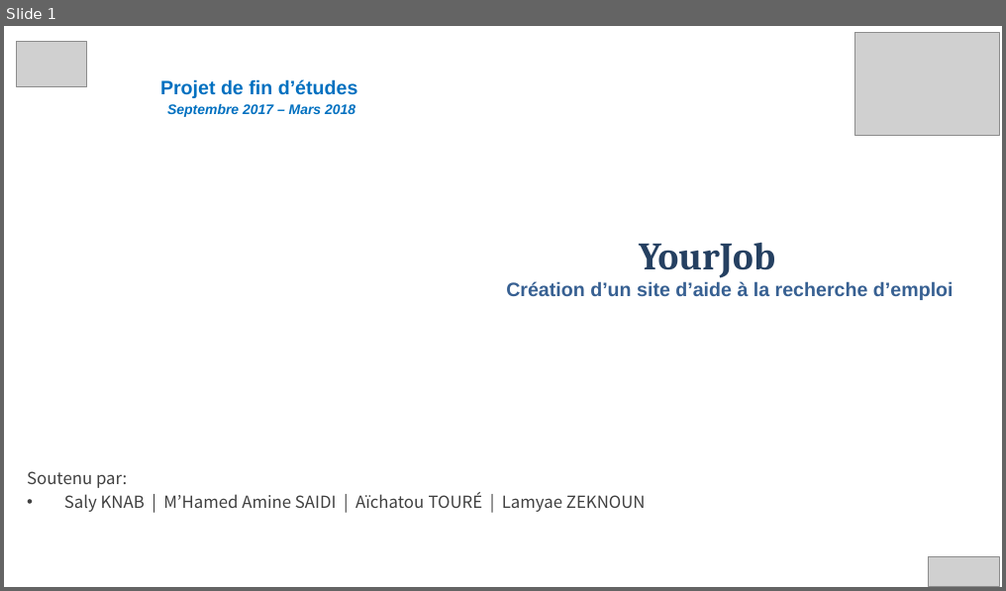
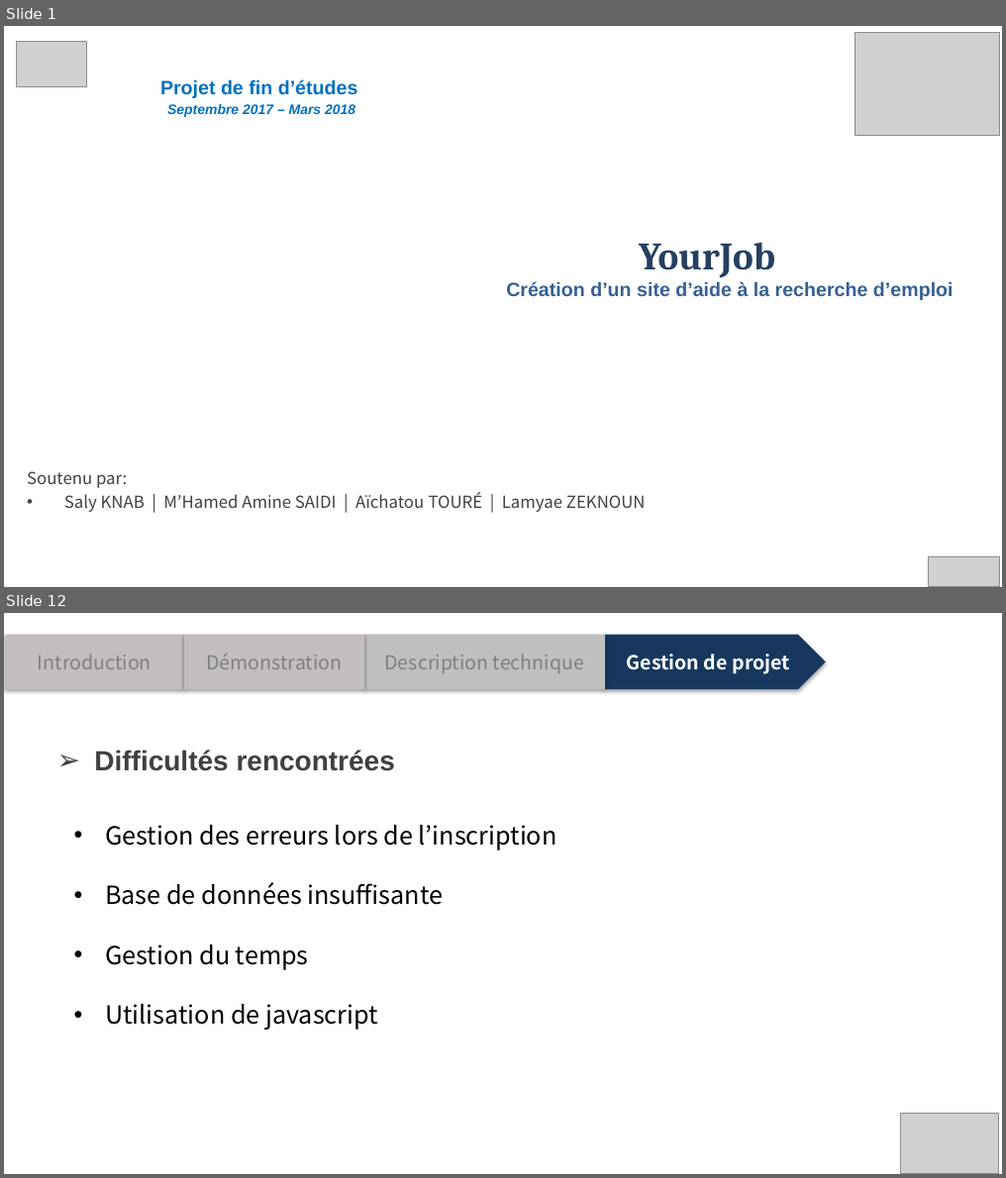
Before and after one commit to zeknoun/yourjob1, a slide deck: Presentation_projet.pptx. Shown one above the other, each under a label of ours: slide 1 before the commit, slides 1 and 12 after it; the slides between them are not shown. The pictures are 1006x591 and 1006x1178 pixels, drawn with LibreOffice and Linux fonts; fonts in the diff are those of the drawing; grey boxes stand for pictures; background and template pictures are left out. Boxes give left, top, right and bottom in pixels: in the first picture for what was removed or moved away, otherwise in the second. Text is boxed around its words. In the diff, an @@ line names an element or a change of style, - is before the commit and + after.

```diff
--- a/Presentation_projet.pptx
+++ b/Presentation_projet.pptx
@@ slide 12 added at bbox=[4, 613, 1002, 1174], background picture (left out) @@
@@ pentagon arrow added at bbox=[5, 634, 184, 689], fill #C3BDC0, 14 pt, text #808080 @@
+Introduction
@@ pentagon arrow added at bbox=[184, 634, 364, 689], fill #C3BDC0, 14 pt, text #808080 @@
+Démonstration
@@ pentagon arrow added at bbox=[364, 634, 605, 689], fill #BFBFBF, 14 pt, text #808080 @@
+Description technique
@@ pentagon arrow added at bbox=[605, 634, 826, 689], fill #17375E, 14 pt, text #FFFFFF, bold @@
+Gestion de projet
@@ title added at bbox=[94, 750, 395, 771], 20 pt, text #404040, bold @@
+➢ Difficultés rencontrées
@@ text added at bbox=[105, 825, 557, 1030], 18 pt, text #000000 @@
+• Gestion des erreurs lors de l’inscription
+• Base de données insuffisante
+• Gestion du temps
+• Utilisation de javascript
@@ picture added at bbox=[900, 1113, 998, 1173] @@
```
Also in this commit, not shown: 9 slides changed, 4 other slides added, 6 slides removed.
